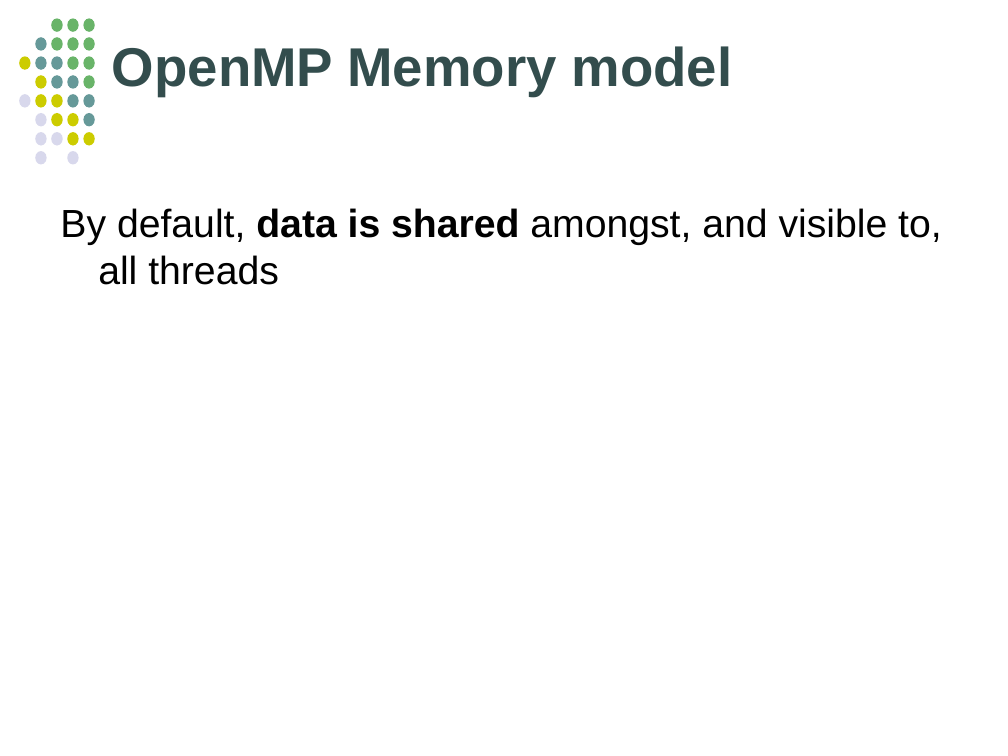
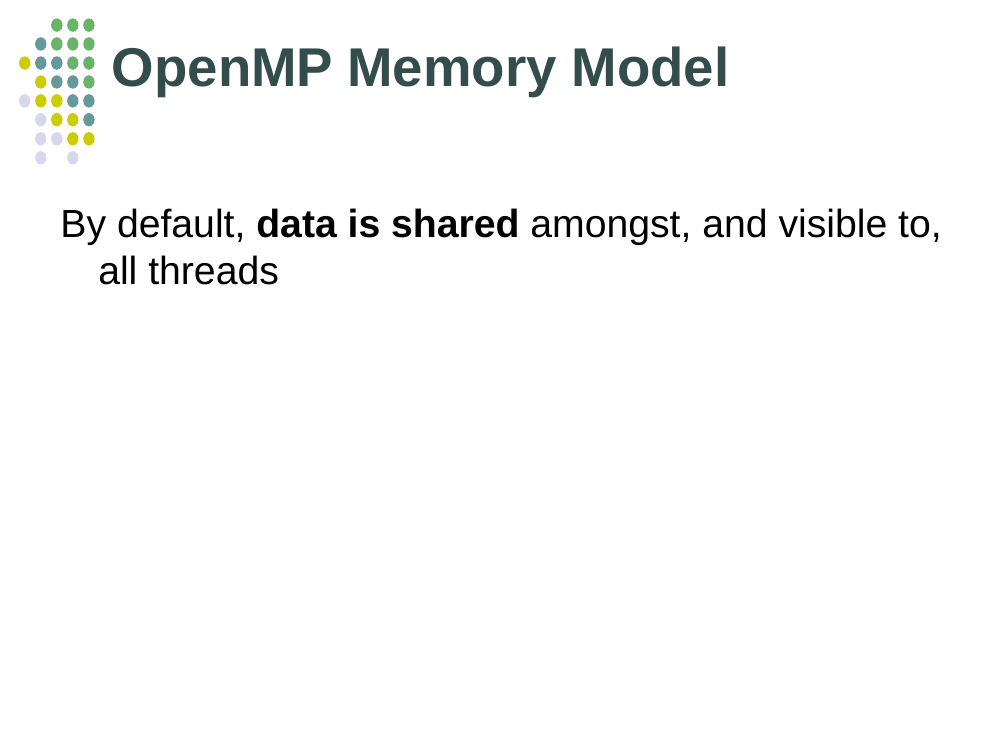
Before and after one commit to jablub/chpc_omp, a slide deck: slide 106 of OpenMP_MKuttel_CHPCWinterSchool2012.odp (slide 103 before the commit). Drawn at 1008x756 pixels with LibreOffice and Linux fonts; fonts in the diff are those of the drawing. Boxes give left, top, right and bottom in pixels: in the first picture for what was removed or moved away, otherwise in the second. Text is boxed around its words. In the diff, an @@ line names an element or a change of style, - is before the commit and + after.

```diff
--- a/OpenMP_MKuttel_CHPCWinterSchool2012.odp
+++ b/OpenMP_MKuttel_CHPCWinterSchool2012.odp
@@ title at [112, 46, 730, 96]: text changed @@
-OpenMP Memory model
+OpenMP Memory Model
```
Also in this commit, not shown: 43 other slides changed, 28 slides added, 19 slides removed, 20 other files.
